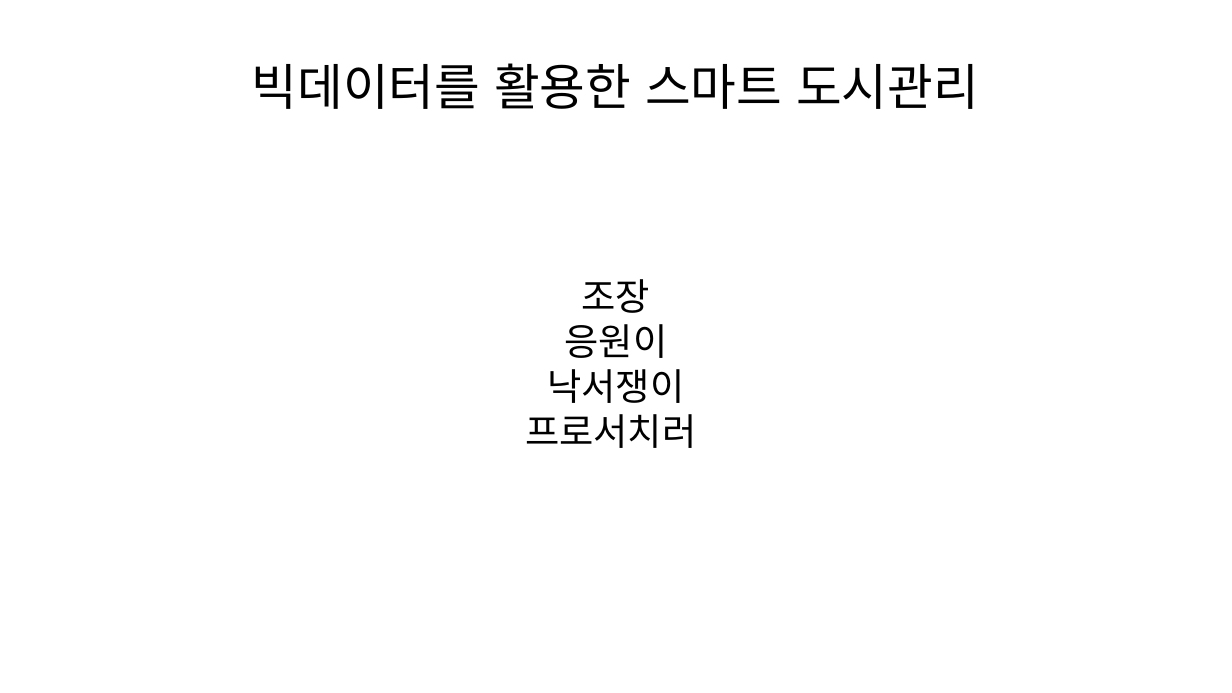
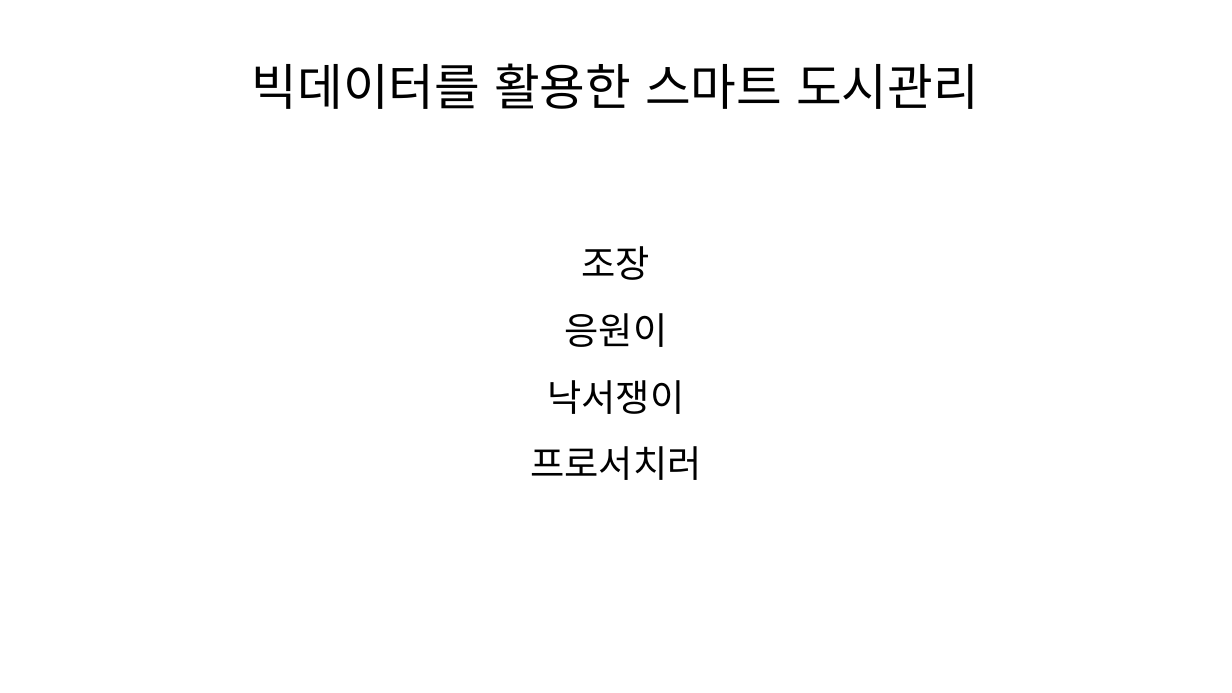
Before and after one commit to lapass50025/odp, a slide deck: slide 1 of 빅데이터를활용한스마트도시관리.odp. Drawn at 1232x693 pixels with LibreOffice and Linux fonts; fonts in the diff are those of the drawing. Boxes give left, top, right and bottom in pixels: in the first picture for what was removed or moved away, otherwise in the second. Text is boxed around its words. In the diff, an @@ line names an element or a change of style, - is before the commit and + after.

```diff
--- a/빅데이터를활용한스마트도시관리.odp
+++ b/빅데이터를활용한스마트도시관리.odp
@@ subtitle "조장" at [530,246,701,480]: more space between paragraphs @@
```
Also in this commit, not shown: 5 other slides changed.
